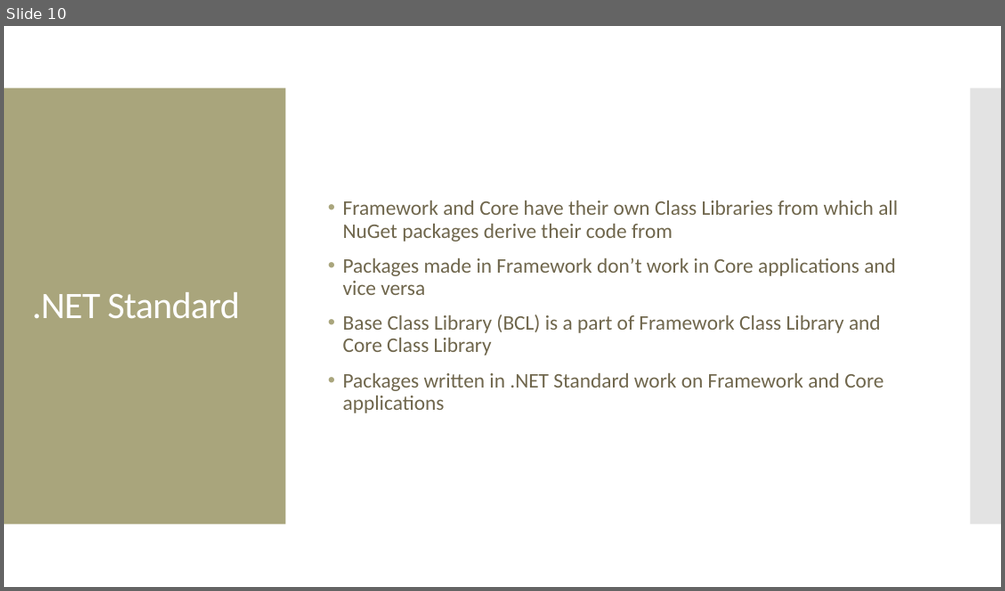
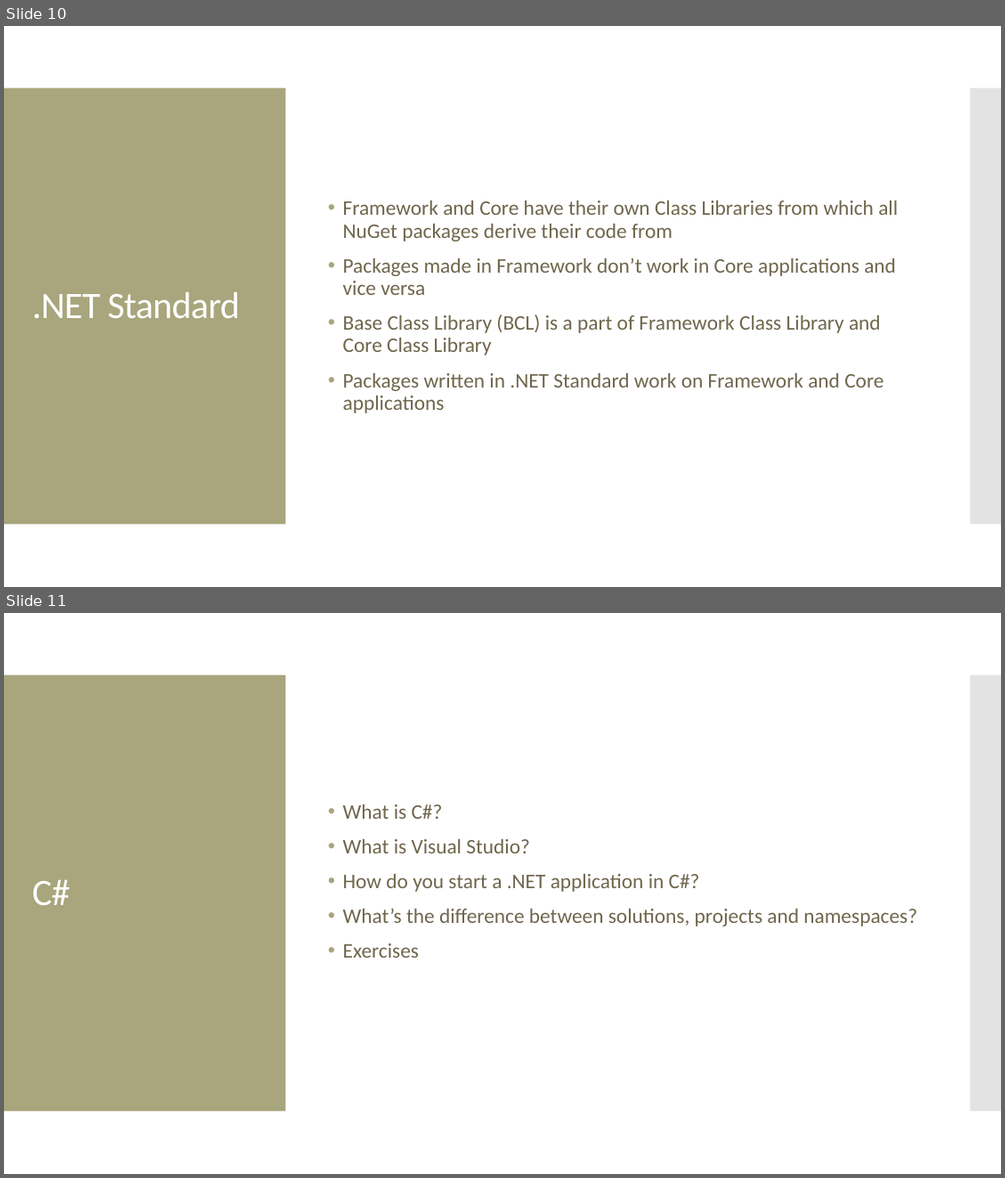
Before and after one commit to Manny-Apsel/.NET-C-Workshop, a slide deck: Presentation.pptx. Shown one above the other, each under a label of ours: slide 10 before the commit, slides 10 and 11 after it. The pictures are 1005x591 and 1005x1178 pixels, drawn with LibreOffice and Linux fonts; fonts in the diff are those of the drawing. Boxes give left, top, right and bottom in pixels: in the first picture for what was removed or moved away, otherwise in the second. Text is boxed around its words. In the diff, an @@ line names an element or a change of style, - is before the commit and + after.

Commit message:
added some text for the c# section of the powerpoint

```diff
--- a/Presentation.pptx
+++ b/Presentation.pptx
@@ slide 11 added at [4,613,1001,1174], background #FFFFFF; not listed: 2 template elements that a slide beside it also shows @@
@@ text added at [343,804,917,957], 20 pt, text #6F664C @@
+• What is C#?
+• What is Visual Studio?
+• How do you start a .NET application in C#?
+• What’s the difference between solutions, projects and namespaces?
+• Exercises
@@ title added at [32,879,71,905], 36 pt, text #FFFFFF @@
+C#
```
Also in this commit, not shown: 5 other slides added.
